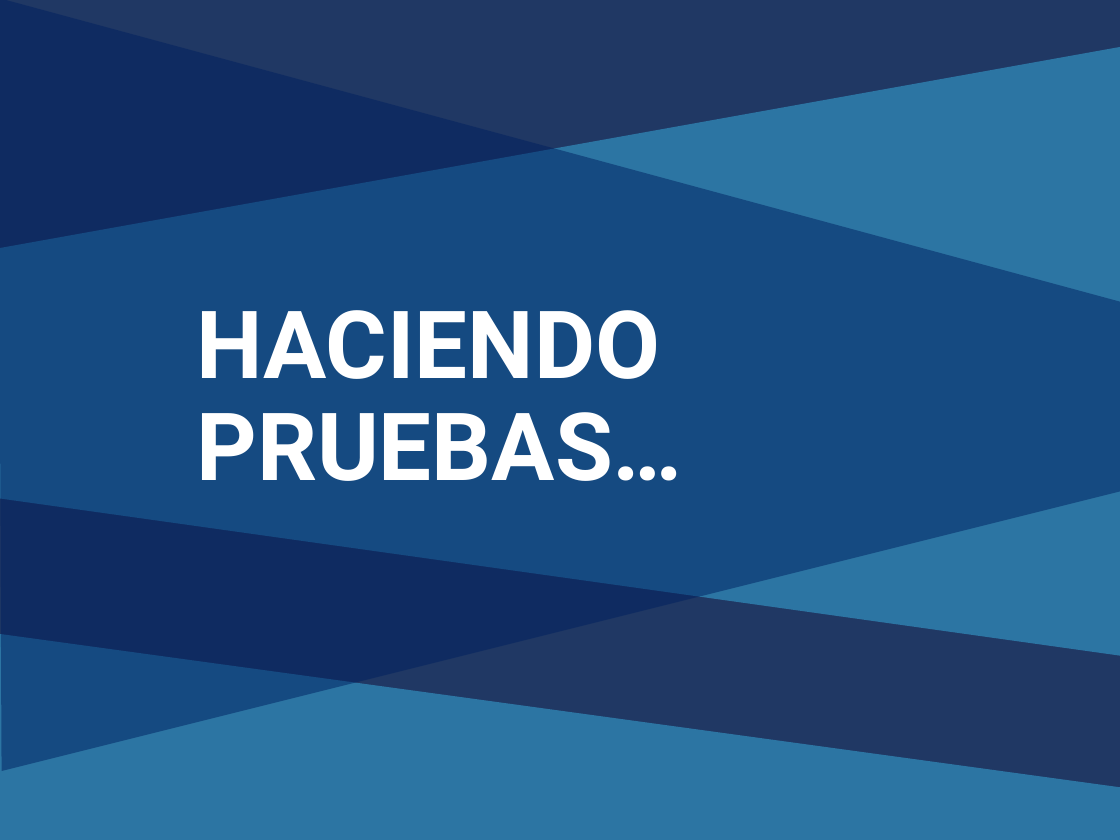
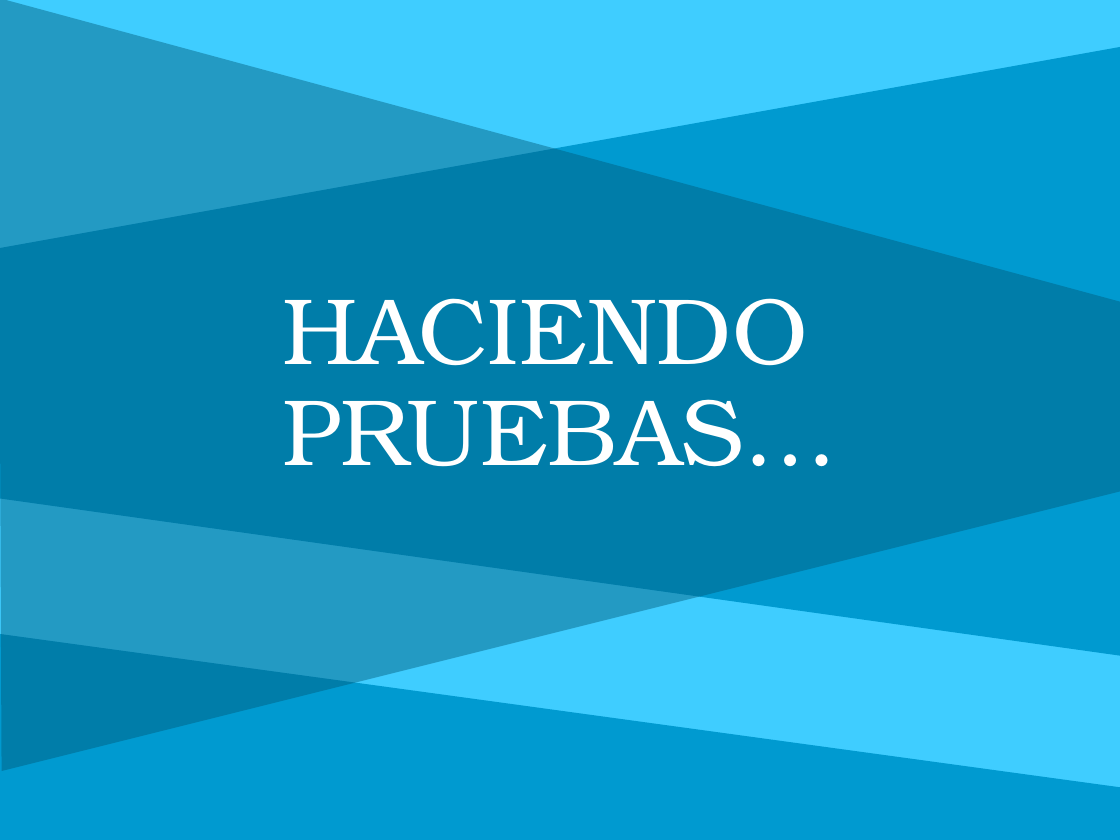
Before and after one commit to luisgepeto/RefactoringCourse, a slide deck: slide 10 of Presentacion/Refactoring.pptx (slide 9 before the commit). Drawn at 1120x840 pixels with LibreOffice and Linux fonts; fonts in the diff are those of the drawing. Boxes give left, top, right and bottom in pixels: in the first picture for what was removed or moved away, otherwise in the second. Text is boxed around its words. In the diff, an @@ line names an element or a change of style, - is before the commit and + after.

```diff
--- a/Presentacion/Refactoring.pptx
+++ b/Presentacion/Refactoring.pptx
@@ rectangle at [0,0,1120,840]: fill #203864 to #3FCDFF @@
@@ freeform shape at [0,0,1120,771]: fill #002060 at 50% opacity to #005776 at 43% opacity @@
@@ freeform shape at [0,46,1120,655]: fill #3FCDFF at 41% opacity to #009AD0 @@
@@ text at [282,298,838,467]: text changed; font Roboto to TeX Gyre Bonum; bold off @@
-HACIENDO PRUEBAS…
+HACIENDO
+PRUEBAS…
@@ freeform shape at [0,634,1120,840]: fill #3FCDFF at 41% opacity to #009AD0 @@
```
Also in this commit, not shown: 8 other slides changed, 26 slides added, 4 other files.
